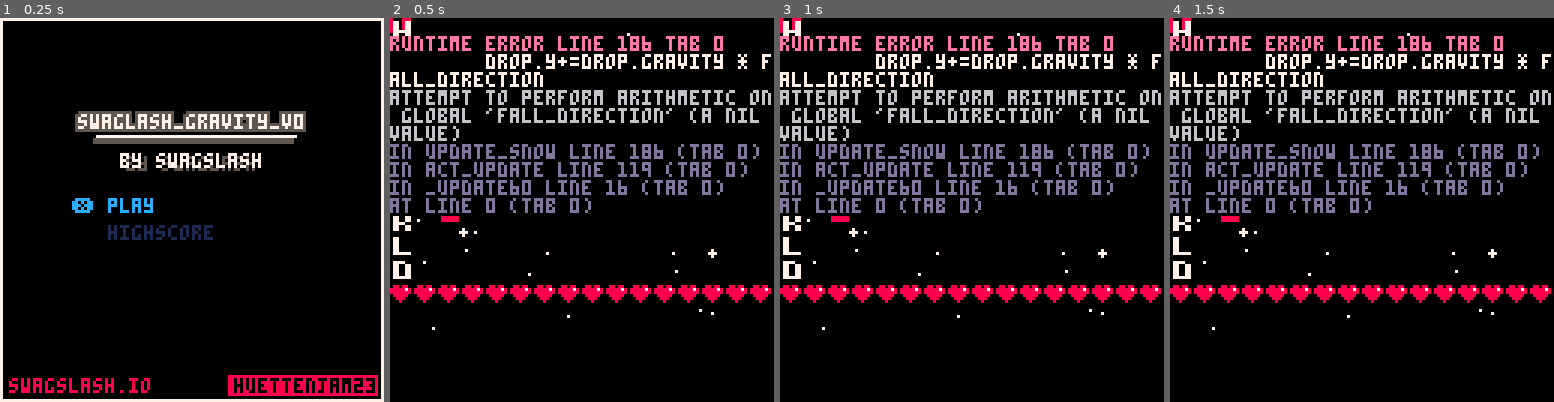
Above: before the commit, frames 1-4 (left to right).
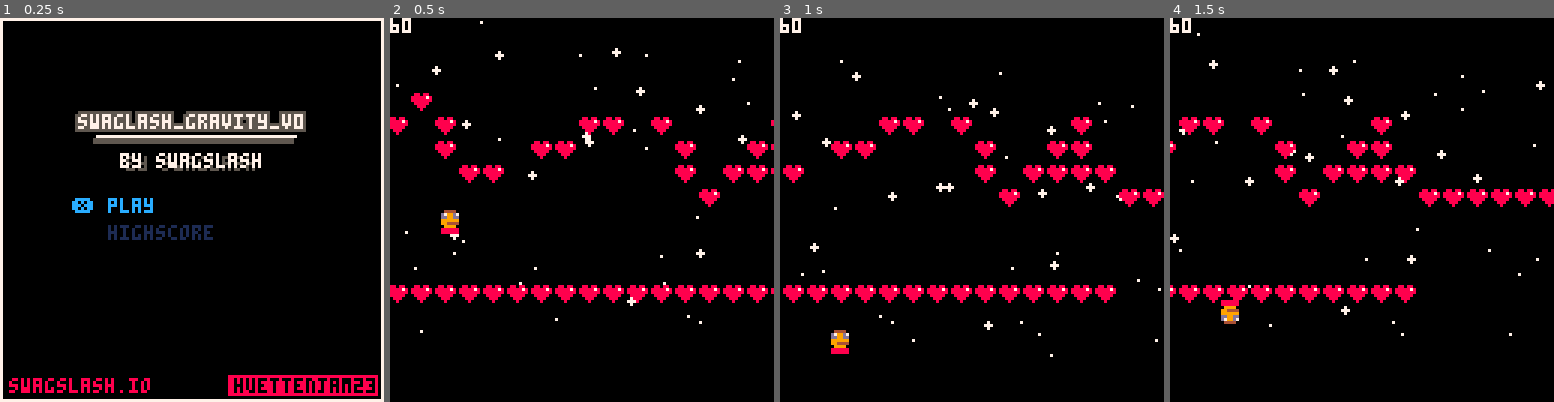
Above: after the commit, the same moments.

Repository: swagslash/huettenjam2023
Game: PICO-8 cartridge huettenjam2023.p8
The game is run twice, just before and just after one commit, with the same random seed, the same clock (stepped at 60 frames per second) and the same inputs.
Inputs:
- Up to frame 1 (0.25 s): no input
- Up to frame 2 (0.5 s): tap X (X key) at 0.33 s
- Up to frame 3 (1 s): no input
- Up to frame 4 (1.5 s): tap X (X key) at 1.07 s

Frame 1 is identical in both runs. In frame 2, 17% of the frame differs, in the area x 0-100%, y 0-83%; in frame 3, 17%; in frame 4, 18%.
Error before the commit: runtime error line 186 tab 0; drop.y+=drop.gravity * fall_direction; attempt to perform arithmetic on global 'fall_direction' (a nil value)

Commit message:
fix snow

Diff:
--- a/scripts/snow.lua
+++ b/scripts/snow.lua
@@ -15,7 +15,7 @@
     for x=1,#snow do
         local drop=snow[x]
 
-        drop.y+=drop.gravity * fall_direction
+        drop.y+=drop.gravity * player.fall_direction
         drop.x+=drop.lr
 
         drop.y = drop.y % 128
